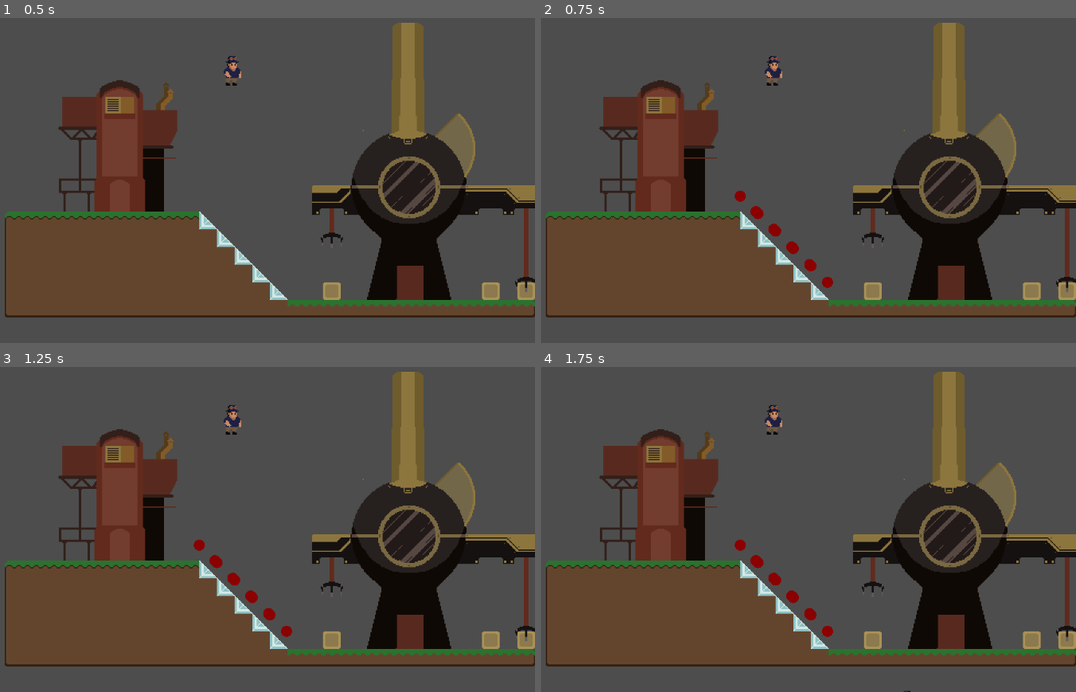
Above: before the commit, frames 1-4 (two rows, left to right).
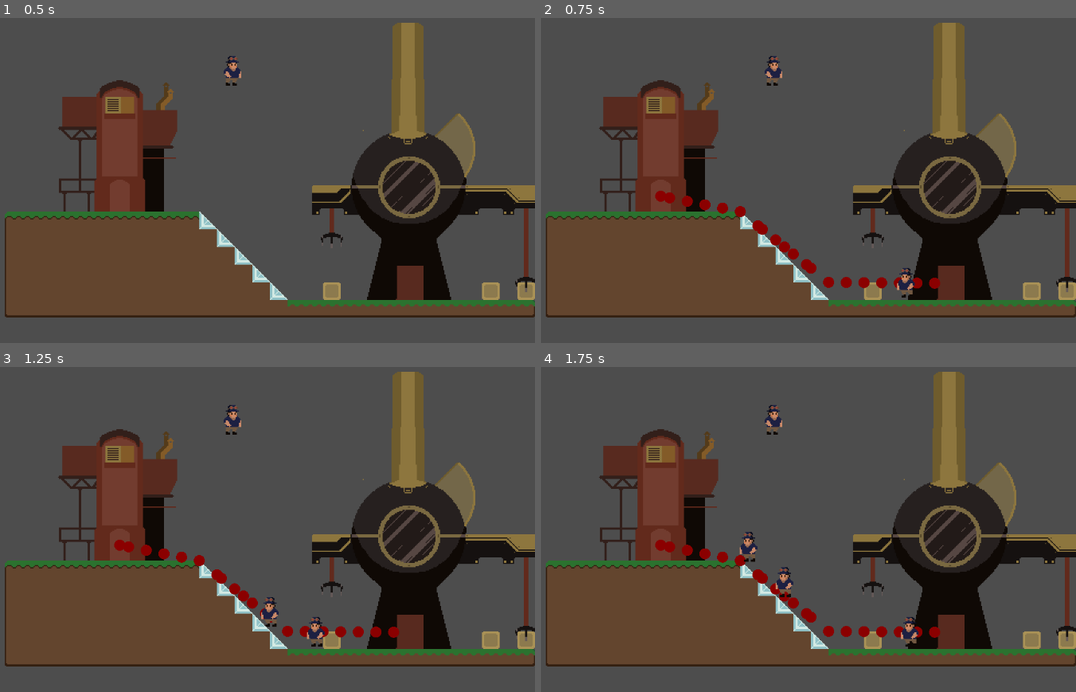
Above: after the commit, the same moments.

Repository: dethland/AFKGODOT
Game: Godot game, scene res://Tests/Testing/facility_play_ground.tscn
Two runs of this game, one before a commit and one after it. Both use one fixed random seed, a clock stepped at 60 frames per second and the inputs below. This scene is started directly instead of the project's main scene.
Inputs (mouse positions are in pixels of both pictures, inside the frame that each line leads up to):
- Up to frame 1 (0.5 s): no input
- Up to frame 2 (0.75 s): tap Enter (ui_accept) at 0.5 s; move the mouse to (899, 144) at 0.52 s; click (899, 144) at 0.6 s
- Up to frame 3 (1.25 s): tap Enter (ui_accept) at 0.77 s
- Up to frame 4 (1.75 s): move the mouse to (631, 529) at 1.27 s; click (631, 529) at 1.35 s; tap Enter (ui_accept) at 1.52 s

Frame 1 is identical in both runs. In frame 2, 1.3% of the frame differs, in the area x 21-75%, y 53-87%; in frame 3, 1.5%; in frame 4, 1.7%, in the area x 21-75%, y 50-100%.
Error in both runs: Invalid access to property or key 'output' on a base object of type 'Dictionary'. (res://Scripts/ResourceRelated/ResourceDataServer.gd:74)

Commit message:
tilemap code update

Diff:
--- a/Game/Tilemap/tile_map.gd
+++ b/Game/Tilemap/tile_map.gd
@@ -1,6 +1,11 @@
 extends TileMap
 
 var map
+const GRASS_TILE_SOURCE_ID = 2
+const PROTO_TILE_SOURCE_ID = 0
+const NAVI_TILE_ATLAS_ID = Vector2i(1,0)
+const TOP_TILE_Y_CORD_1 = 0 # the line where should draw navi mesh on top
+const TOP_TILE_Y_CORD_2 = 3 # the line where should draw navi mesh on top
 
 func _ready():
 	build_navigation()
@@ -11,32 +16,16 @@
 func build_navigation():
 	tile_set.get_source(0).create_alternative_tile(Vector2i(0,0), 1)
 	for tile_cord in get_used_cells(0):
-		var vec2_id = get_cell_atlas_coords(0, tile_cord)
+		var atlas_id = get_cell_atlas_coords(0, tile_cord)
 		var head = get_neighbor_cell(tile_cord, TileSet.CELL_NEIGHBOR_TOP_SIDE)
-		var head_vec2_id = get_cell_atlas_coords(0, head)
-		match vec2_id:
-			Vector2i(0, 0):
-				if head_vec2_id == Vector2i(-1, -1):
-					set_cell(0, head, 0, Vector2i(1,0))
+		var head_atlas_id = get_cell_atlas_coords(0, head)
+		var source_id = get_cell_source_id(0, tile_cord)
 
-			Vector2i(1,1):
-				if head_vec2_id == Vector2i(-1, -1):
-					set_cell(0, head, 0, Vector2i(1,0))
+		if source_id == GRASS_TILE_SOURCE_ID:
+			if atlas_id.y == TOP_TILE_Y_CORD_1 or atlas_id.y == TOP_TILE_Y_CORD_2:
+				if head_atlas_id == Vector2i(-1, -1):
+					set_cell(0, head, 0, NAVI_TILE_ATLAS_ID)
 
-
-	for tile_cord in get_used_cells(0):
-		var vec2_id = get_cell_atlas_coords(2, tile_cord)
-		var head = get_neighbor_cell(tile_cord, TileSet.CELL_NEIGHBOR_TOP_SIDE)
-		var head_vec2_id = get_cell_atlas_coords(0, head)
-		match vec2_id:
-			Vector2i(0, 0):
-				if head_vec2_id == Vector2i(-1, -1):
-					set_cell(0, head, 0, Vector2i(1,0))
-
-			Vector2i(1,0):
-				if head_vec2_id == Vector2i(-1, -1):
-					set_cell(0, head, 0, Vector2i(1,0))
-
-			Vector2i(2,0):
-				if head_vec2_id == Vector2i(-1, -1):
-					set_cell(0, head, 0, Vector2i(1,0))
+		if source_id == PROTO_TILE_SOURCE_ID:
+			if atlas_id == Vector2i(1, 1):
+				set_cell(0, head, 0, NAVI_TILE_ATLAS_ID)
--- a/Game/Tilemap/tile_map.tscn
+++ b/Game/Tilemap/tile_map.tscn
@@ -1,9 +1,7 @@
-[gd_scene load_steps=15 format=3 uid="uid://cwl43lyr4om72"]
+[gd_scene load_steps=12 format=3 uid="uid://cwl43lyr4om72"]
 
 [ext_resource type="Texture2D" uid="uid://b5ib7a1jcntcx" path="res://Asset/tile-proto.png" id="1_v82sf"]
 [ext_resource type="Script" path="res://Tilemap/tile_map.gd" id="2_46ts4"]
-[ext_resource type="PackedScene" uid="uid://bovf7va0c1wh6" path="res://Scenes/Building/house.tscn" id="2_brg6x"]
-[ext_resource type="PackedScene" uid="uid://bv381m5fa70f4" path="res://Scenes/Building/refine_iron.tscn" id="3_g11sm"]
 [ext_resource type="Texture2D" uid="uid://bp8c7jdub5gnp" path="res://Asset/grass_tile.png" id="4_yg11l"]
 
 [sub_resource type="TileMapPattern" id="TileMapPattern_tun4o"]
@@ -43,60 +41,80 @@
 1:0/0/navigation_layer_0/polygon = SubResource("NavigationPolygon_sswvl")
 1:0/0/custom_data_0 = 2
 
-[sub_resource type="TileSetScenesCollectionSource" id="TileSetScenesCollectionSource_2d2dw"]
-scenes/1/scene = ExtResource("2_brg6x")
-scenes/2/scene = ExtResource("3_g11sm")
-
 [sub_resource type="TileSetAtlasSource" id="TileSetAtlasSource_fjhff"]
 texture = ExtResource("4_yg11l")
+0:0/next_alternative_id = 7
 0:0/0 = 0
 0:0/0/physics_layer_0/linear_velocity = Vector2(0, 0)
 0:0/0/physics_layer_0/angular_velocity = 0.0
+0:0/0/physics_layer_0/polygon_0/points = PackedVector2Array(-8, -8, -8, 8, 8, 8, 8, -8)
+1:0/next_alternative_id = 5
 1:0/0 = 0
 1:0/0/physics_layer_0/linear_velocity = Vector2(0, 0)
 1:0/0/physics_layer_0/angular_velocity = 0.0
+1:0/0/physics_layer_0/polygon_0/points = PackedVector2Array(-8, -8, -8, 8, 8, 8, 8, -8)
+2:0/next_alternative_id = 2
 2:0/0 = 0
 2:0/0/physics_layer_0/linear_velocity = Vector2(0, 0)
 2:0/0/physics_layer_0/angular_velocity = 0.0
+2:0/0/physics_layer_0/polygon_0/points = PackedVector2Array(-8, -8, -8, 8, 8, 8, 8, -8)
+3:0/next_alternative_id = 2
 3:0/0 = 0
 3:0/0/physics_layer_0/linear_velocity = Vector2(0, 0)
 3:0/0/physics_layer_0/angular_velocity = 0.0
+3:0/0/physics_layer_0/polygon_0/points = PackedVector2Array(-8, -8, -8, 8, 8, 8, 8, -8)
 0:1/0 = 0
 0:1/0/physics_layer_0/linear_velocity = Vector2(0, 0)
 0:1/0/physics_layer_0/angular_velocity = 0.0
+0:1/0/physics_layer_0/polygon_0/points = PackedVector2Array(-8, -8, -8, 8, 8, 8, 8, -8)
 1:1/0 = 0
 1:1/0/physics_layer_0/linear_velocity = Vector2(0, 0)
 1:1/0/physics_layer_0/angular_velocity = 0.0
+1:1/0/physics_layer_0/polygon_0/points = PackedVector2Array(-8, -8, 8, -8, 8, 8, -8, 8)
 2:1/0 = 0
 2:1/0/physics_layer_0/linear_velocity = Vector2(0, 0)
 2:1/0/physics_layer_0/angular_velocity = 0.0
+2:1/0/physics_layer_0/polygon_0/points = PackedVector2Array(-8, -8, 8, -8, 8, 8, -8, 8)
 3:1/0 = 0
 3:1/0/physics_layer_0/linear_velocity = Vector2(0, 0)
 3:1/0/physics_layer_0/angular_velocity = 0.0
+3:1/0/physics_layer_0/polygon_0/points = PackedVector2Array(-8, -8, 8, -8, 8, 8, -8, 8)
 0:2/0 = 0
 0:2/0/physics_layer_0/linear_velocity = Vector2(0, 0)
 0:2/0/physics_layer_0/angular_velocity = 0.0
+0:2/0/physics_layer_0/polygon_0/points = PackedVector2Array(-8, -8, 8, -8, 8, 8, -8, 8)
 1:2/0 = 0
 1:2/0/physics_layer_0/linear_velocity = Vector2(0, 0)
 1:2/0/physics_layer_0/angular_velocity = 0.0
+1:2/0/physics_layer_0/polygon_0/points = PackedVector2Array(-8, -8, 8, -8, 8, 8, -8, 8)
 2:2/0 = 0
 2:2/0/physics_layer_0/linear_velocity = Vector2(0, 0)
 2:2/0/physics_layer_0/angular_velocity = 0.0
+2:2/0/physics_layer_0/polygon_0/points = PackedVector2Array(-8, -8, 8, -8, 8, 8, -8, 8)
 3:2/0 = 0
 3:2/0/physics_layer_0/linear_velocity = Vector2(0, 0)
 3:2/0/physics_layer_0/angular_velocity = 0.0
+3:2/0/physics_layer_0/polygon_0/points = PackedVector2Array(-8, -8, 8, -8, 8, 8, -8, 8)
+0:3/next_alternative_id = 2
 0:3/0 = 0
 0:3/0/physics_layer_0/linear_velocity = Vector2(0, 0)
 0:3/0/physics_layer_0/angular_velocity = 0.0
+0:3/0/physics_layer_0/polygon_0/points = PackedVector2Array(-8, -8, 8, -8, 8, 8, -8, 8)
+1:3/next_alternative_id = 2
 1:3/0 = 0
 1:3/0/physics_layer_0/linear_velocity = Vector2(0, 0)
 1:3/0/physics_layer_0/angular_velocity = 0.0
+1:3/0/physics_layer_0/polygon_0/points = PackedVector2Array(-8, -8, 8, -8, 8, 8, -8, 8)
+2:3/next_alternative_id = 2
 2:3/0 = 0
 2:3/0/physics_layer_0/linear_velocity = Vector2(0, 0)
 2:3/0/physics_layer_0/angular_velocity = 0.0
+2:3/0/physics_layer_0/polygon_0/points = PackedVector2Array(-8, -8, 8, -8, 8, 8, -8, 8)
+3:3/next_alternative_id = 2
 3:3/0 = 0
 3:3/0/physics_layer_0/linear_velocity = Vector2(0, 0)
 3:3/0/physics_layer_0/angular_velocity = 0.0
+3:3/0/physics_layer_0/polygon_0/points = PackedVector2Array(-8, -8, 8, -8, 8, 8, -8, 8)
 
 [sub_resource type="TileSet" id="TileSet_n3f2i"]
 physics_layer_0/collision_layer = 1
@@ -105,7 +123,6 @@
 custom_data_layer_0/name = "ID"
 custom_data_layer_0/type = 2
 sources/0 = SubResource("TileSetAtlasSource_gef7m")
-sources/1 = SubResource("TileSetScenesCollectionSource_2d2dw")
 sources/2 = SubResource("TileSetAtlasSource_fjhff")
 pattern_0 = SubResource("TileMapPattern_tun4o")
 pattern_1 = SubResource("TileMapPattern_5563i")
